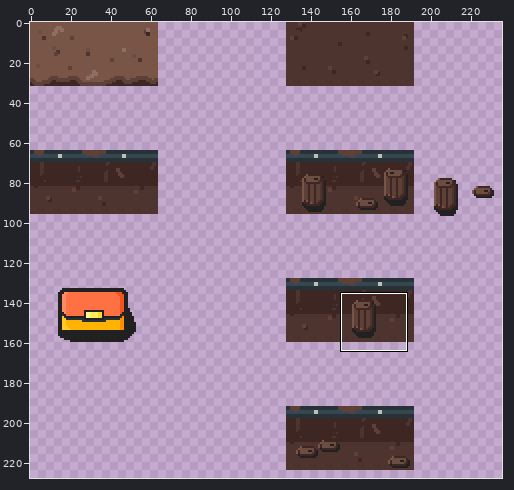
Two states of a sprite sheet, web/assets/tiles.png. The picture above shows the old version from afar; the outline marks the close-up.
Close-up. Before the edit:
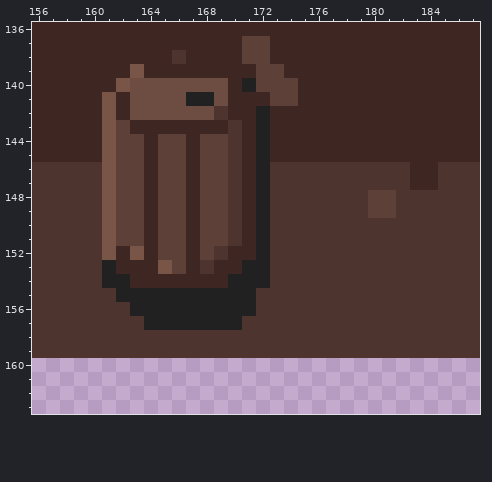
The file is 256x256 pixels. Shown: x 156..187, y 136..163. The wide view leaves out empty margins.
The result:
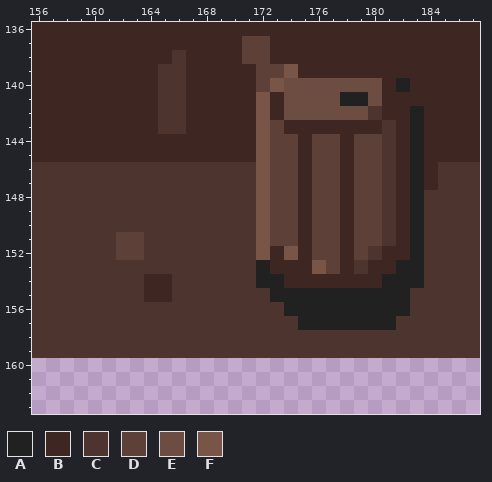
Palette (. is transparent): A #212121  B #3e2723  C #4e342e  D #5d4037  E #6d4c41  F #795548
The exact change:
@@ x 156..187 @@
 138 BBBBBBBBBBCBBBBDDBBBBBBBBBBBBBBB
-139 BBBBBBBFBBBBBBBBDDBBBBBBBBBBBBBB
-140 BBBBBBFEEEEEEEBADDDBBBBBBBBBBBBB
-141 BBBBBFBEEEEAAEBBBDDBBBBBBBBBBBBB
-142 BBBBBFBEEEEEECBBABBBBBBBBBBBBBBB
-143 BBBBBFDBBBBBBBCBABBBBBBBBBBBBBBB
-144 BBBBBFDDBDDBDDCBABBBBBBBBBBBBBBB
-145 BBBBBFDDBDDBDDCBABBBBBBBBBBBBBBB
-146 CCCCCFDDBDDBDDCBACCCCCCCCCCBBCCC
-147 CCCCCFDDBDDBDDCBACCCCCCCCCCBBCCC
-148 CCCCCFDDBDDBDDCBACCCCCCCDDCCCCCC
-149 CCCCCFDDBDDBDDCBACCCCCCCDDCCCCCC
-150 CCCCCFDDBDDBDDCBACCCCCCCCCCCCCCC
-151 CCCCCFDDBDDBDDCBACCCCCCCCCCCCCCC
-152 CCCCCFBFBDDBDCBBACCCCCCCCCCCCCCC
-153 CCCCCABBBFDBCBBAACCCCCCCCCCCCCCC
-154 CCCCCAABBBBBBBAAACCCCCCCCCCCCCCC
-155 CCCCCCAAAAAAAAAACCCCCCCCCCCCCCCC
-156 CCCCCCCAAAAAAAAACCCCCCCCCCCCCCCC
-157 CCCCCCCCAAAAAAACCCCCCCCCCCCCCCCC
+139 BBBBBBBBBCCBBBBBDDFBBBBBBBBBBBBB
+140 BBBBBBBBBCCBBBBBDFEEEEEEEBABBBBB
+141 BBBBBBBBBCCBBBBBFBEEEEAAEBBBBBBB
+142 BBBBBBBBBCCBBBBBFBEEEEEECBBABBBB
+143 BBBBBBBBBCCBBBBBFDBBBBBBBCBABBBB
+144 BBBBBBBBBBBBBBBBFDDBDDBDDCBABBBB
+145 BBBBBBBBBBBBBBBBFDDBDDBDDCBABBBB
+146 CCCCCCCCCCCCCCCCFDDBDDBDDCBABCCC
+147 CCCCCCCCCCCCCCCCFDDBDDBDDCBABCCC
+148 CCCCCCCCCCCCCCCCFDDBDDBDDCBACCCC
+149 CCCCCCCCCCCCCCCCFDDBDDBDDCBACCCC
+150 CCCCCCCCCCCCCCCCFDDBDDBDDCBACCCC
+151 CCCCCCDDCCCCCCCCFDDBDDBDDCBACCCC
+152 CCCCCCDDCCCCCCCCFBFBDDBDCBBACCCC
+153 CCCCCCCCCCCCCCCCABBBFDBCBBAACCCC
+154 CCCCCCCCBBCCCCCCAABBBBBBBAAACCCC
+155 CCCCCCCCBBCCCCCCCAAAAAAAAAACCCCC
+156 CCCCCCCCCCCCCCCCCCAAAAAAAAACCCCC
+157 CCCCCCCCCCCCCCCCCCCAAAAAAACCCCCC
 158 CCCCCCCCCCCCCCCCCCCCCCCCCCCCCCCC
